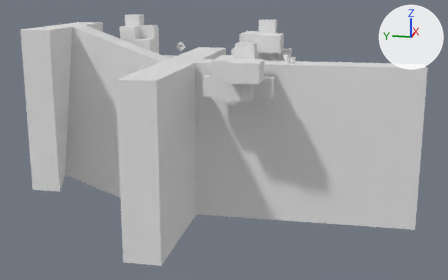
One commit to the FBX model src/assets/Environment.fbx: the scene before it, then after it.
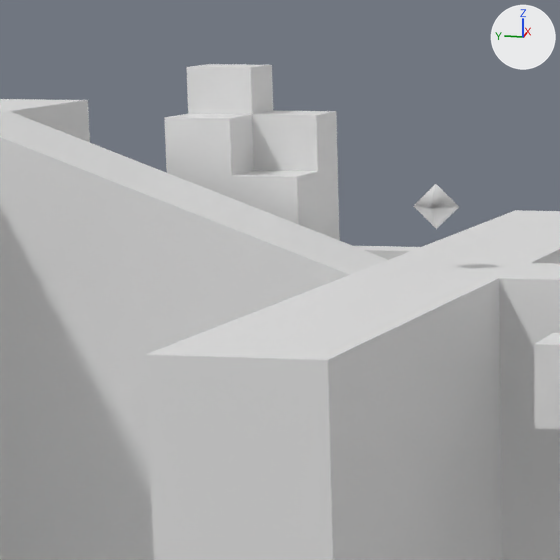
The first picture shows the older version from a camera (50 mm lens) standing at (-7.71, -0.7, 0.91) and looking at (-0.08, 0.83, -1.0). The close-ups show both versions on the part from 18% to 47% of the width and 0% to 45% of the height of that picture; other places that the commit changed are outside them. Every picture has the same lights, and +X, +Y and +Z are marked at upper right. Where no turn or scale is listed for an object, it has been applied to the vertices.
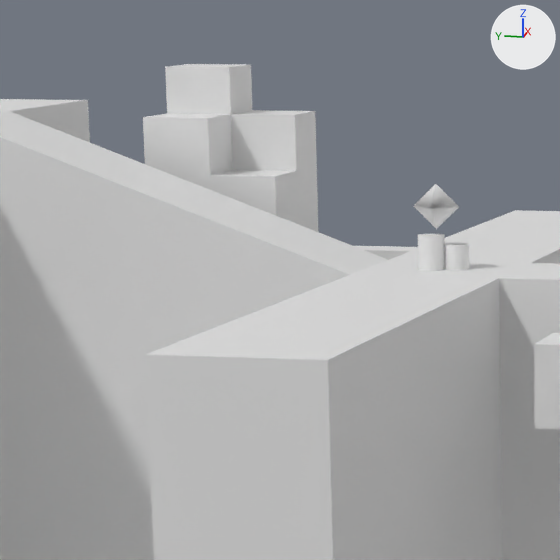
Where the newer file only moved an object's origin or applied its transform, the numbers keep the older frame.

The change in detail:
me_cube has 19 vertices, 13 faces and spans x -0.21..0.21, y -0.21..0.21, z -2.05..0.5.
me_cube is used by ob_cube; location (0.522, 2.124, 0.038).
me_cube part 1: the whole mesh is moved by (0.0, 0.07, 0.0).
Object 'Cylinder.003' (ob_cylinder_003) moves from (-0.013, 0.048, 0.0) to (-0.013, 1.413, 0.0).
Object 'Cylinder' (ob_cylinder) moves from (0.012, -0.017, 0.0) to (0.012, 1.348, 0.0).

Where the change shows, as pixel boxes [x1, y1, x2, y2] in the close-ups (560 x 560 px):
'Cube', mesh moved
    before: [164, 64, 340, 241]
    after: [143, 64, 319, 232]
'Cylinder.003', moved (not visible before)
    after: [418, 234, 445, 271]
'Cylinder', moved (not visible before)
    after: [444, 243, 469, 270]
